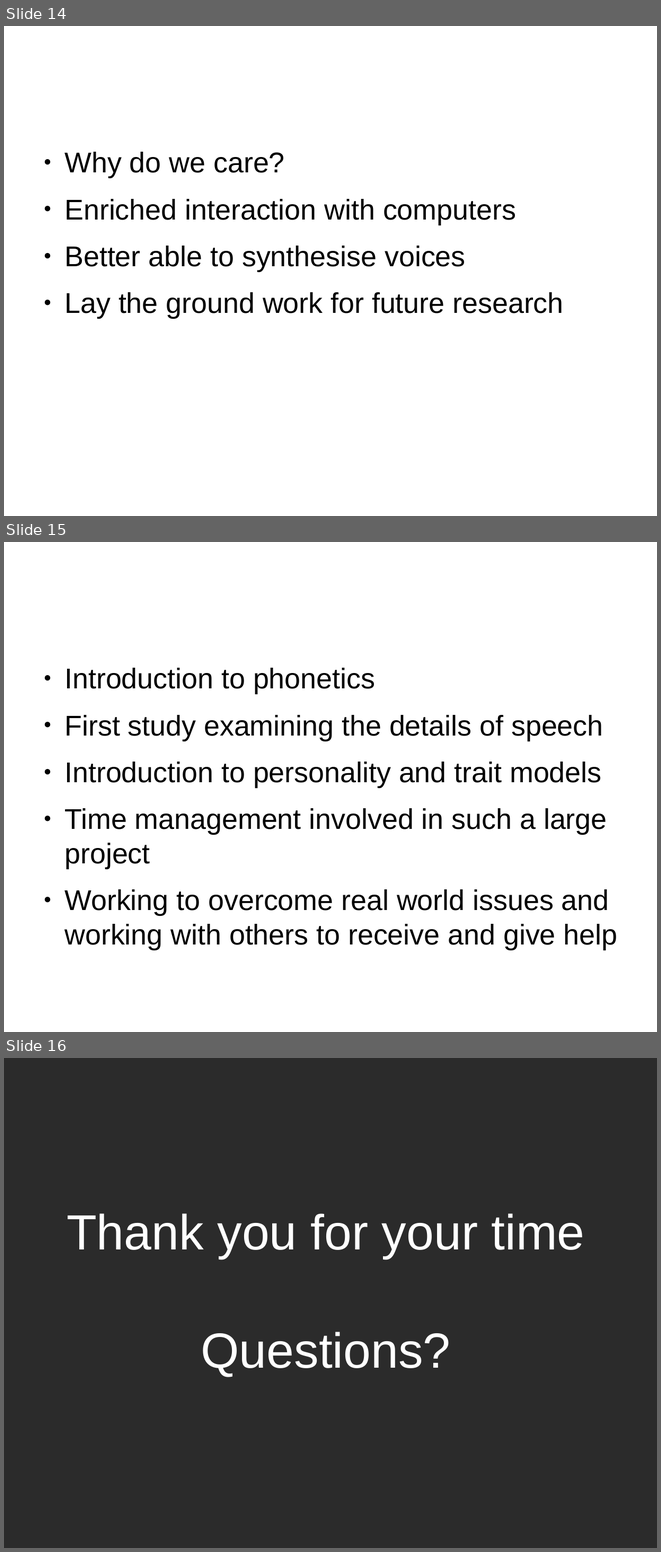
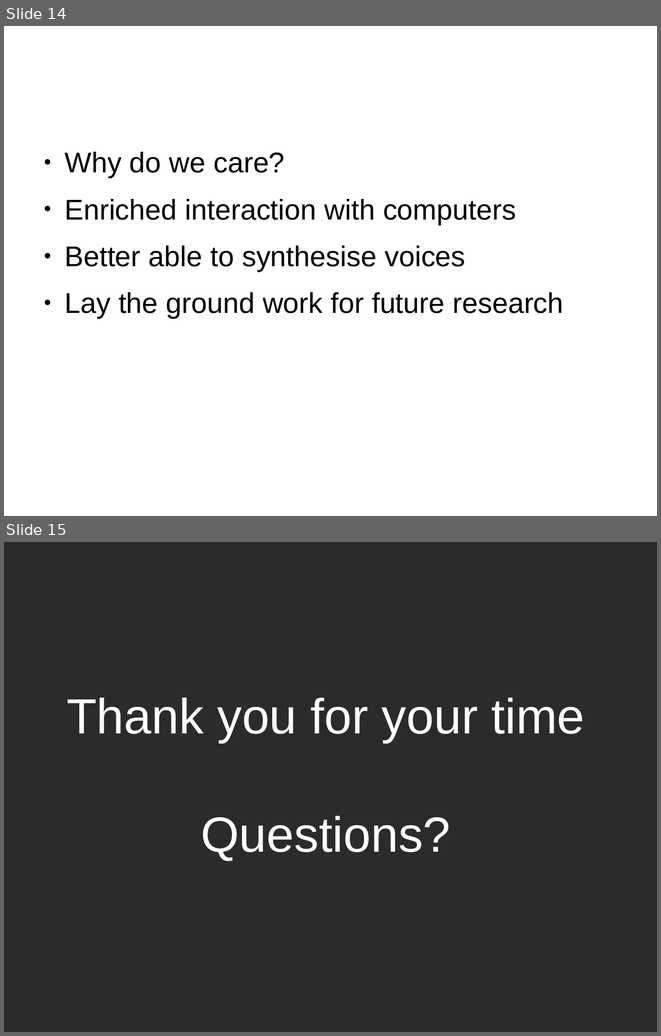
Before and after one commit to EuanCockburn/speech_personality, a slide deck: Presentation.odp. Shown one above the other, each under a label of ours: slides 14, 15 and 16 before the commit, slides 14 and 15 after it. The pictures are 661x1552 and 661x1036 pixels, drawn with LibreOffice and Linux fonts; fonts in the diff are those of the drawing; background and template pictures are left out; a plain dark background stands for a picture behind light text. Boxes give left, top, right and bottom in pixels: in the first picture for what was removed or moved away, otherwise in the second. Text is boxed around its words. In the diff, an @@ line names an element or a change of style, - is before the commit and + after.

```diff
--- a/Presentation.odp
+++ b/Presentation.odp
@@ slide 15 removed at <box>4,542,657,1032</box>, background picture (left out) @@
@@ title removed at <box>36,561,625,641</box> @@
-Reflection
@@ text removed at <box>64,668,618,950</box> @@
-● Introduction to phonetics
-● First study examining the details of speech
-● Introduction to personality and trait models
-● Time management involved in such a large project
-● Working to overcome real world issues and working with others to receive and give help
@@ what was slide 16 is now slide 15 @@
```
Also in this commit, not shown: 6 other files.
